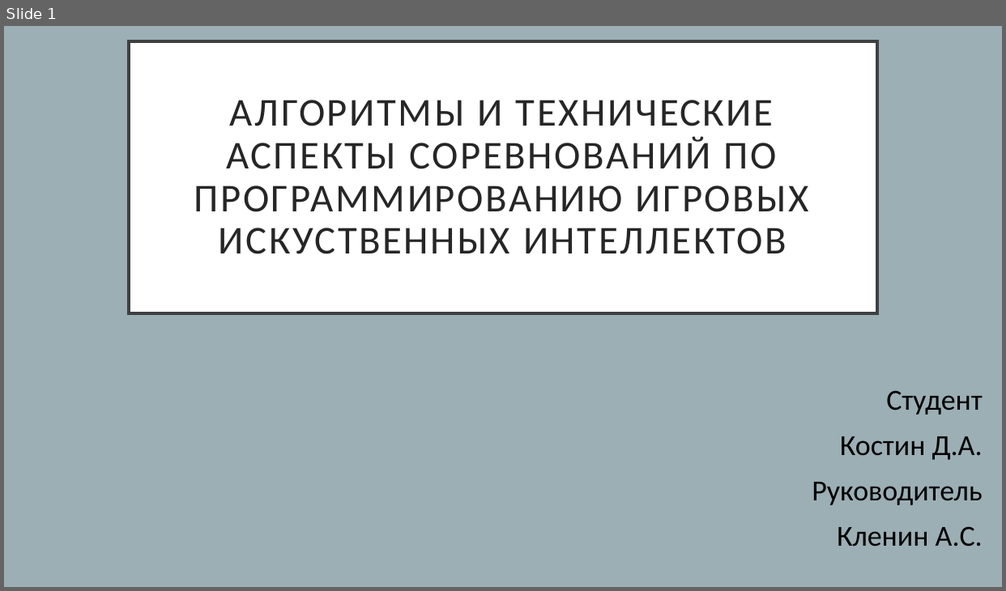
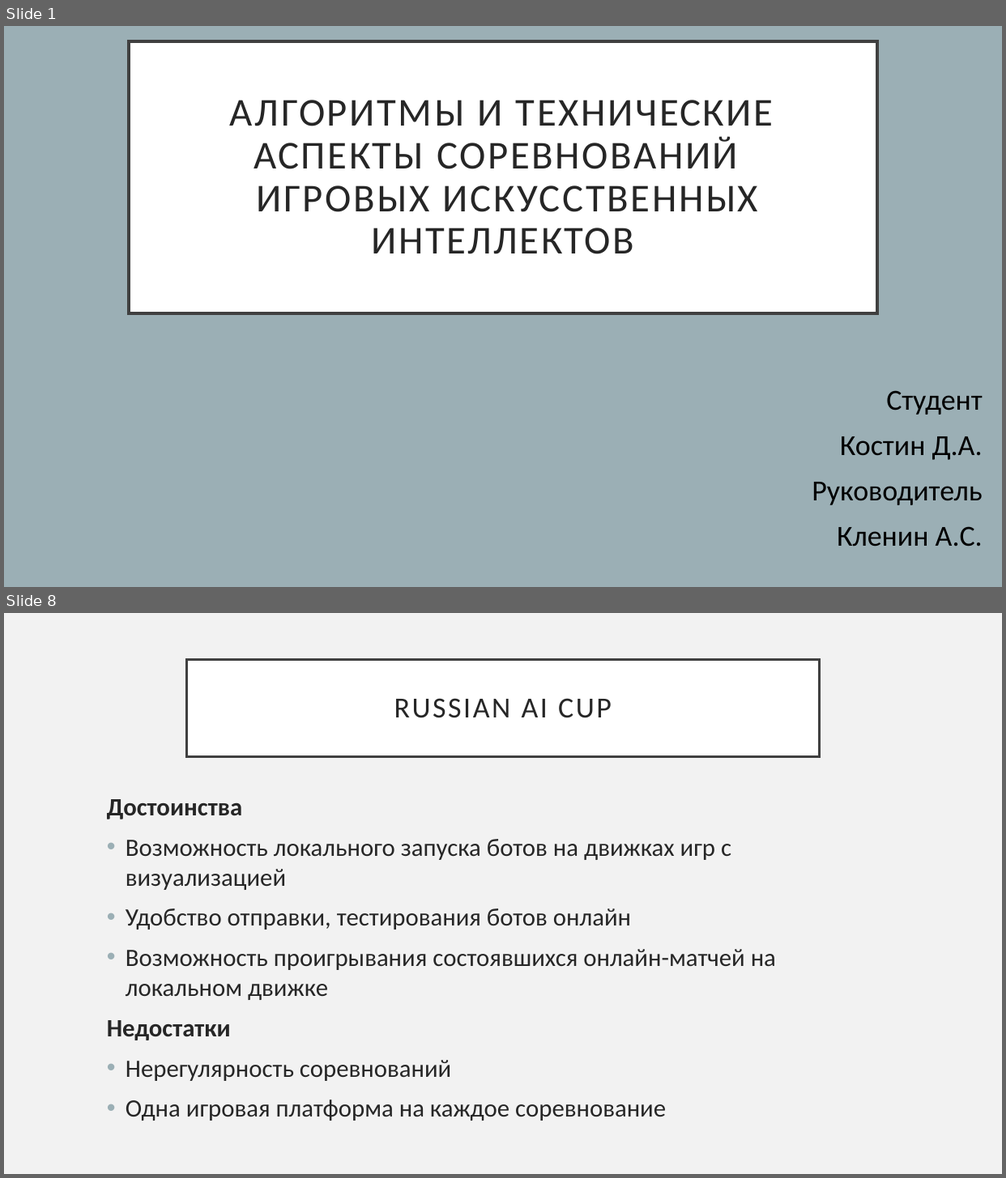
Before and after one commit to etharner/aigame, a slide deck: presentation.pptx. Shown one above the other, each under a label of ours: slide 1 before the commit, slides 1 and 8 after it; the slides between them are not shown. The pictures are 1006x591 and 1006x1178 pixels, drawn with LibreOffice and Linux fonts; fonts in the diff are those of the drawing. Boxes give left, top, right and bottom in pixels: in the first picture for what was removed or moved away, otherwise in the second. Text is boxed around its words. In the diff, an @@ line names an element or a change of style, - is before the commit and + after.

```diff
--- a/presentation.pptx
+++ b/presentation.pptx
@@ slide 8 added at bbox=[4, 613, 1002, 1174], background #F2F2F2 @@
@@ title added at bbox=[187, 659, 819, 756], fill #FFFFFF, outline #404040 2.5 pt, 28 pt, text #262626 @@
+RUSSIAN AI CUP
@@ text added at bbox=[107, 799, 776, 1121], 24 pt, text #262626 @@
+Достоинства
+• Возможность локального запуска ботов на движках игр с визуализацией
+• Удобство отправки, тестирования ботов онлайн
+• Возможность проигрывания состоявшихся онлайн-матчей на локальном движке
+Недостатки
+• Нерегулярность соревнований
+• Одна игровая платформа на каждое соревнование
@@ slide 1 changed as well @@
@@ title at bbox=[230, 100, 774, 254]: text changed @@
-АЛГОРИТМЫ И ТЕХНИЧЕСКИЕ АСПЕКТЫ СОРЕВНОВАНИЙ ПО ПРОГРАММИРОВАНИЮ ИГРОВЫХ ИСКУСТВЕННЫХ ИНТЕЛЛЕКТОВ
+АЛГОРИТМЫ И ТЕХНИЧЕСКИЕ АСПЕКТЫ СОРЕВНОВАНИЙ
+ИГРОВЫХ ИСКУСCТВЕННЫХ ИНТЕЛЛЕКТОВ
```
Also in this commit, not shown: 18 other slides added, 1 slide removed, 1 other file.
